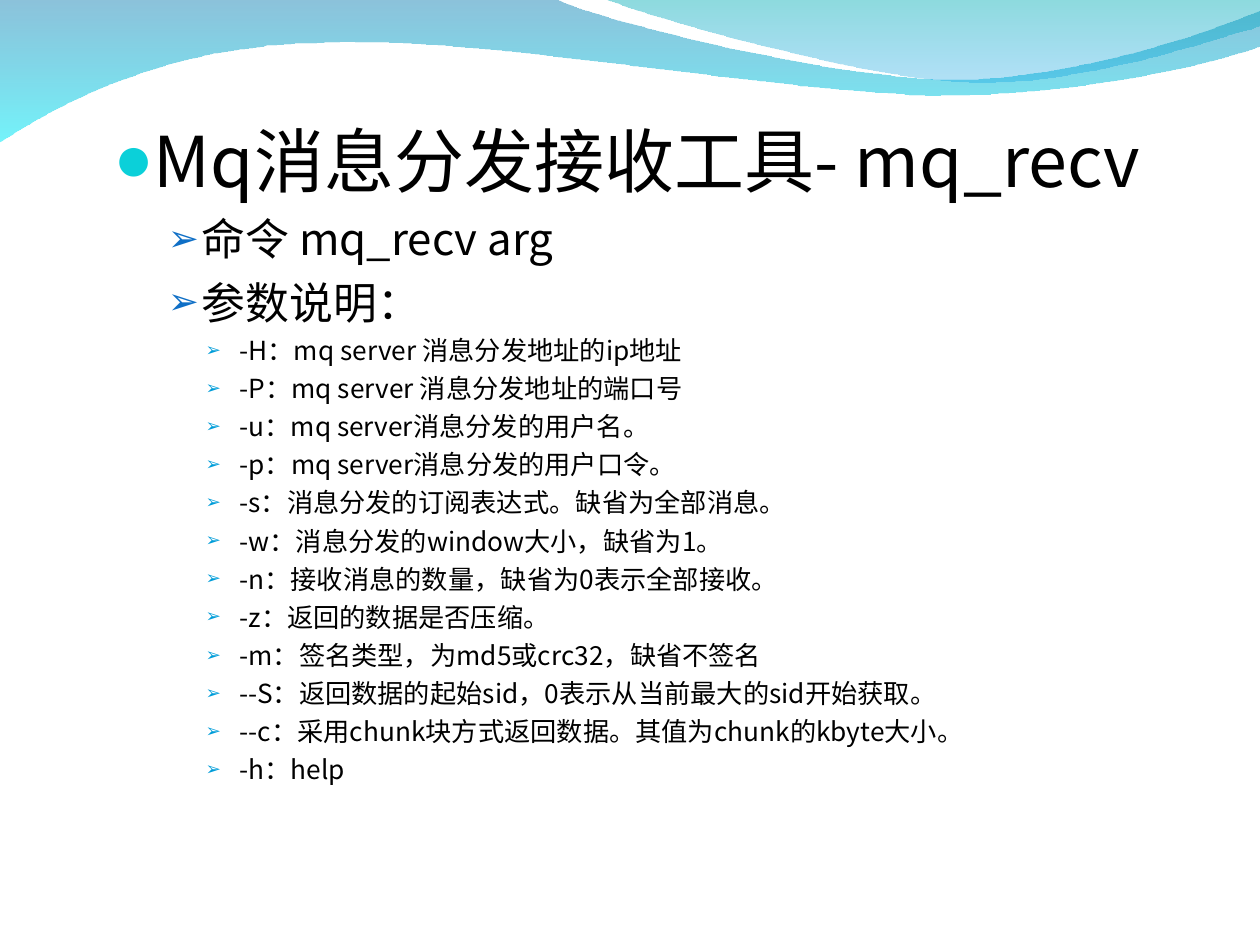
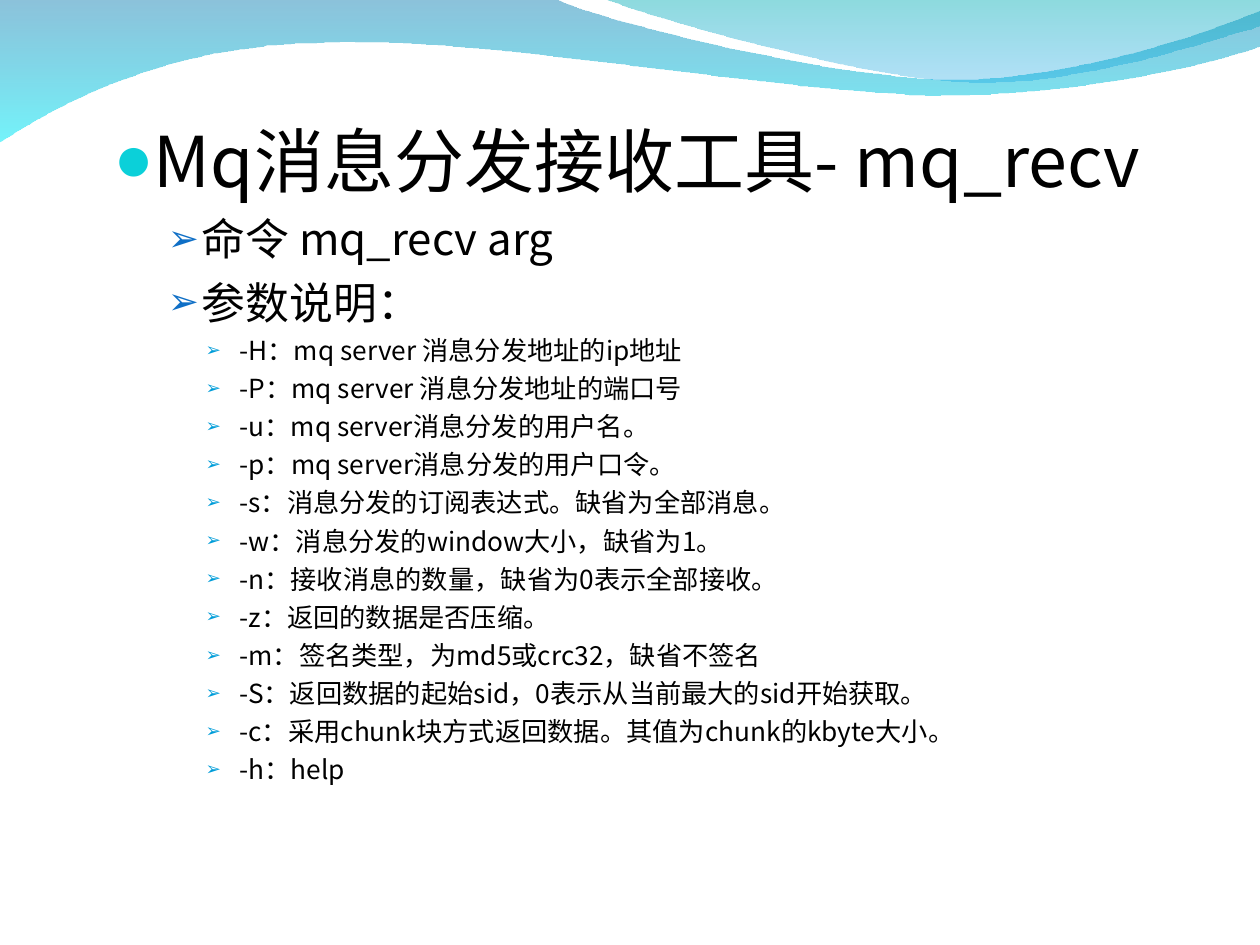
Before and after one commit to burstas/cwinux-mq, a slide deck: slide 31 of mq/doc/mq_introduce.ppt (slide 30 before the commit). Drawn at 1260x945 pixels with LibreOffice and Linux fonts; fonts in the diff are those of the drawing; background and template pictures are left out. Boxes give left, top, right and bottom in pixels: in the first picture for what was removed or moved away, otherwise in the second. Text is boxed around its words. In the diff, an @@ line names an element or a change of style, - is before the commit and + after.

```diff
--- a/mq/doc/mq_introduce.ppt
+++ b/mq/doc/mq_introduce.ppt
@@ text at <box>239,681,954,747</box>: text changed @@
-    ➢ --S：返回数据的起始sid，0表示从当前最大的sid开始获取。
-    ➢ --c：采用chunk块方式返回数据。其值为chunk的kbyte大小。
+    ➢ -S：返回数据的起始sid，0表示从当前最大的sid开始获取。
+    ➢ -c：采用chunk块方式返回数据。其值为chunk的kbyte大小。
```
Also in this commit, not shown: 13 other slides changed, 2 slides added, 1 slide removed, 1 other file.
